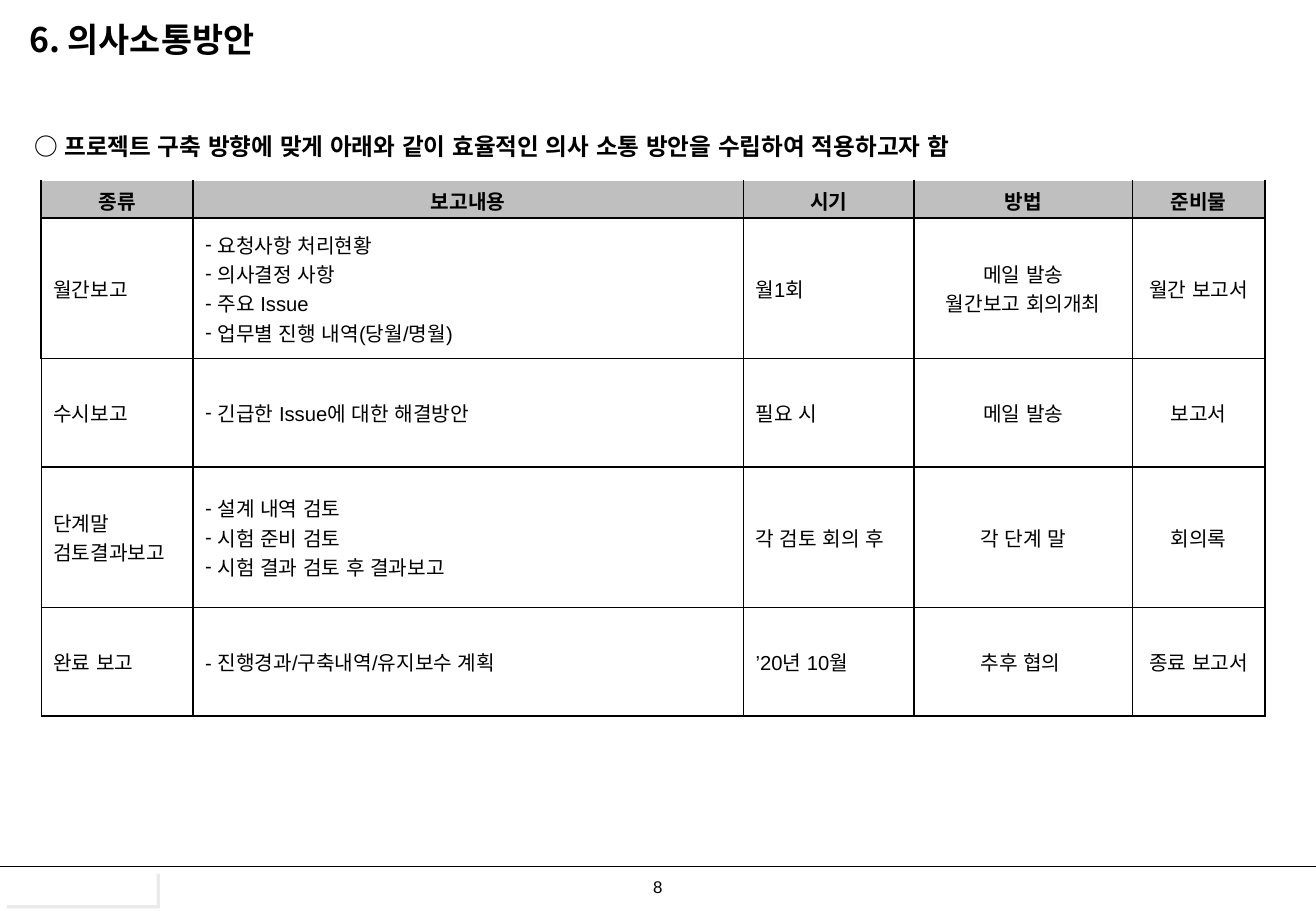
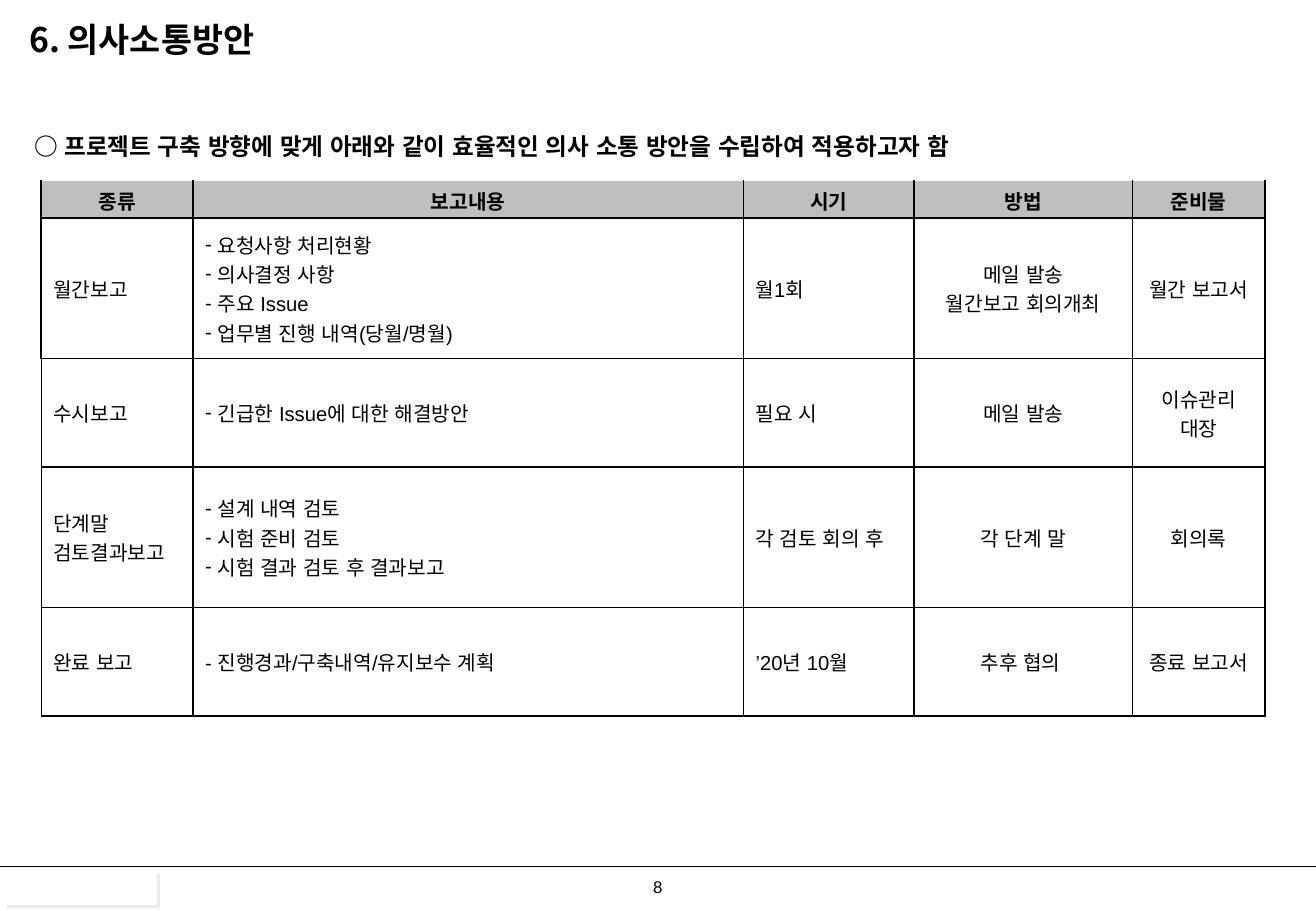
Before and after one commit to smilebulee/infogen_ims, a slide deck: slide 9 of 산출물_프로젝트_근태 관리/일정관리/개발계획서_인포젠 근태관리 시스템 구축_20201104.pptx. Drawn at 1316x911 pixels with LibreOffice and Linux fonts; fonts in the diff are those of the drawing; background and template pictures are left out. Boxes give left, top, right and bottom in pixels: in the first picture for what was removed or moved away, otherwise in the second. Text is boxed around its words. In the diff, an @@ line names an element or a change of style, - is before the commit and + after.

```diff
--- a/산출물_프로젝트_근태 관리/일정관리/개발계획서_인포젠 근태관리 시스템 구축_20201104.pptx
+++ b/산출물_프로젝트_근태 관리/일정관리/개발계획서_인포젠 근태관리 시스템 구축_20201104.pptx
@@ table at box(41, 180, 1266, 716) @@
-row 3, column 5: 보고서
+row 3, column 5: 이슈관리 / 대장
```
